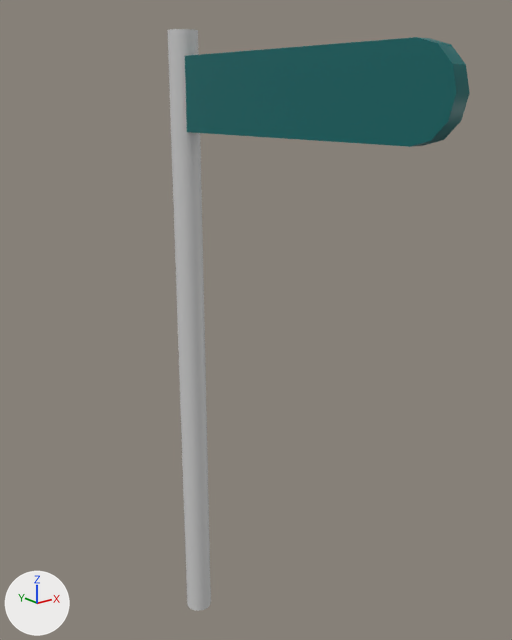
Before and after pictures for a commit that changed the FBX model FYPGame3/Assets/Beta/Props/RoadSign_01.fbx.
Before and after are seen from a camera (50 mm lens) standing at (-1.35, -2.35, 2.02) and looking at (0.22, -0.4, 1.23). The lights are fixed; the arrows at lower left show +X, +Y and +Z. Where no turn or scale is listed for an object, it has been applied to the vertices.

Script lines for the objects in view, before the commit:
```python
me_mesh = bpy.data.meshes.new('Mesh')
me_mesh.from_pydata(...)  # 50 vertices, 47 faces; spans x -0.05..0.05, y -1.08..0.05, z 0.02..2.21
me_mesh.materials.append(mat_texture__tall_and_props)  # picture img_texture__tall__png
ob_pcube157 = bpy.data.objects.new('pCube157', me_mesh)
ob_pcube157.location = (0.0, -0.299, 0.01)
```
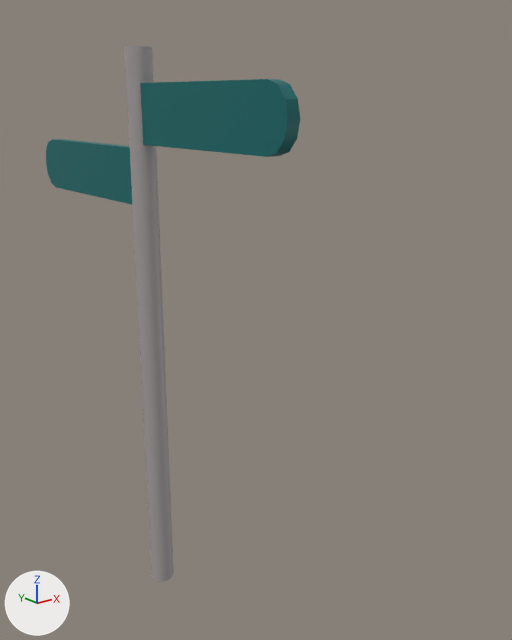
The change, as a list of edits to the scene's bpy script:
```text
Add img_textureatlas_png:
    img_textureatlas_png = load_image('TextureAtlas.png', '../Buildings2.0/TextureAtlas.png', 1024, 1024, 'sRGB')
Add mat_building_atlas:
    mat_building_atlas = principled_material('Building_Atlas')
    mat_building_atlas.texture = img_textureatlas_png
Change me_mesh:
    where me_mesh.from_pydata(...)  # 50 vertices, 47 faces; spans x -0.05..0.05, y -1.08..0.05, z 0.02..2.21
    used by ob_pcube157; location = (0.0, -0.299, 0.01)
    remove me_mesh.materials.append(mat_texture__tall_and_props)  # picture img_texture__tall__png
    me_mesh part 1: the loose piece of 19 vertices spanning x -0.02..0.02, y -1.08..0.01, z 1.9..2.13 is scaled about its middle by (1, 0.758, 0.901), then moved by (0.0, 0.11, -0.06), in mat_building_atlas (picture img_textureatlas_png)
    me_mesh part 2: the loose piece of 31 vertices spanning x -0.05..0.05, y -0.05..0.05, z 0.02..2.21 is moved by (0.0, -0.01, -0.02), in mat_building_atlas (picture img_textureatlas_png)
    me_mesh part 3: the loose piece of 19 vertices spanning x -0.02..0.02, y -1.08..0.01, z 1.9..2.13 is copied, and the copy is scaled about its middle by (1, -0.758, 0.901), then moved by (0.0, 0.96, -0.28), in mat_building_atlas (picture img_textureatlas_png); it spans x -0.02..0.02, y 0.01..0.84, z 1.63..1.84
    add me_mesh.materials.append(mat_building_atlas)  # picture img_textureatlas_png
Change ob_pcube157:
    ob_pcube157.location: (0.0, -0.299, 0.01) -> (0.0, 0.0, 0.0)
```

What differs and where, as boxes [x1, y1, x2, y2] in the pictures (512 x 640 px; the box of a moved part takes in the faces that stretch with it):
'pCube157', reshaped, moved (16% narrower, 8% shorter): before [167, 29, 470, 611]; after [46, 46, 300, 582]
part 1 of me_mesh, moved or reshaped: before [185, 37, 470, 147]; after [140, 79, 300, 157]
part 2 of me_mesh, moved or reshaped: before [167, 29, 211, 611]; after [124, 46, 174, 582]
part 3 of me_mesh, added (cyan): after [46, 139, 132, 205]
